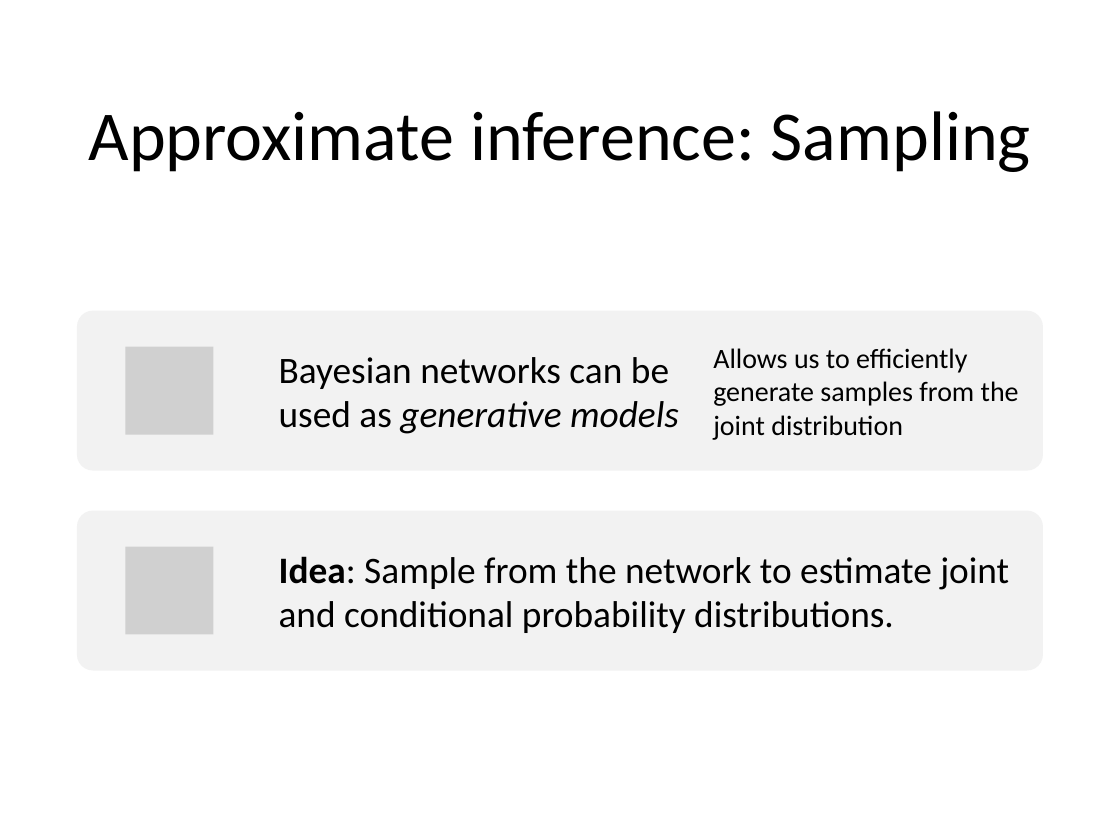
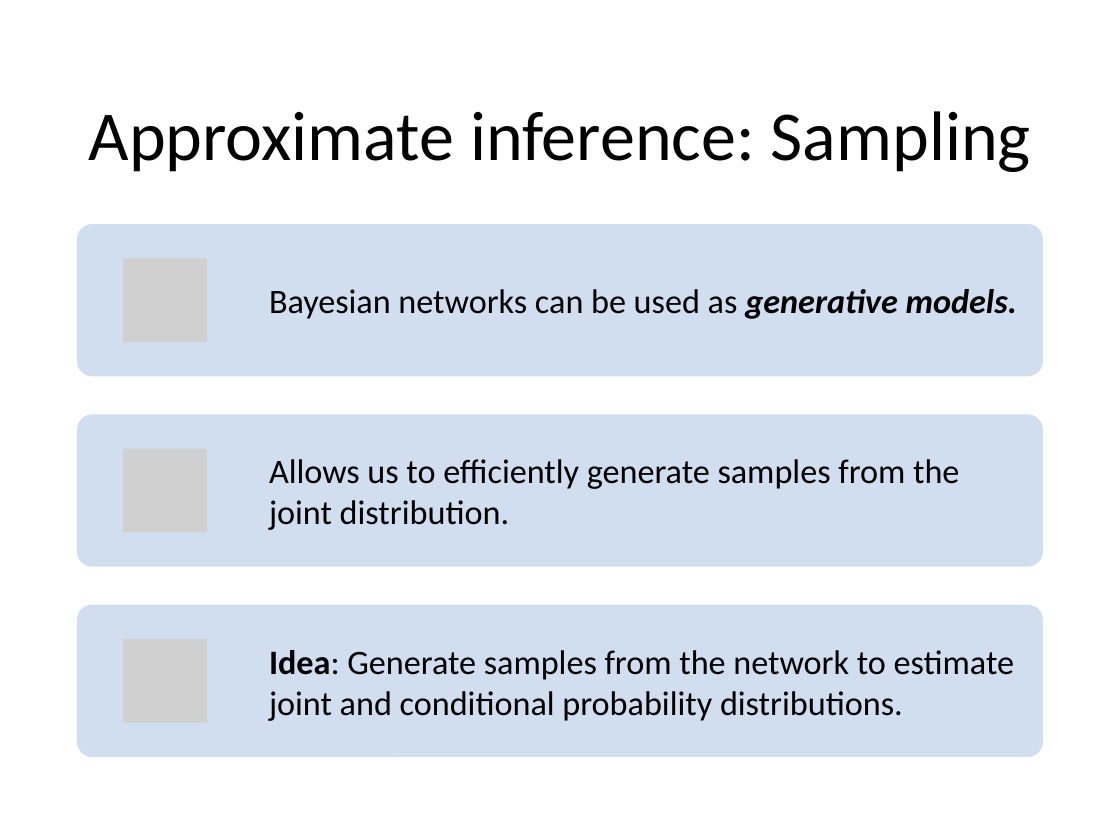
Before and after one commit to mhahsler/CS7320-AI, a slide deck: slide 25 of slides/13_bayes_nets.pptx. Drawn at 1120x840 pixels with LibreOffice and Linux fonts; fonts in the diff are those of the drawing; grey boxes stand for pictures. Boxes give left, top, right and bottom in pixels: in the first picture for what was removed or moved away, otherwise in the second. Text is boxed around its words. In the diff, an @@ line names an element or a change of style, - is before the commit and + after.

Commit message:
added Gibbs sampling.

```diff
--- a/slides/13_bayes_nets.pptx
+++ b/slides/13_bayes_nets.pptx
@@ rounded rectangle: place and size @@
-rounded rectangle at (77,310,1043,470)
+rounded rectangle at (77,224,1043,376)
@@ rounded rectangle at (77,224,1043,376): fill #F2F2F2 to #D2DEEF @@
@@ picture: place and size @@
-picture at (125,346,214,435)
+picture at (123,259,207,343)
@@ text at (269,289,1017,319): text changed; size 24 to 22 pt @@
-Bayesian networks can be used as generative models
+Bayesian networks can be used as generative models.
@@ rounded rectangle added at (77,414,1043,567), fill #D2DEEF @@
@@ picture added at (123,449,207,533) @@
@@ text at (269,459,959,530): text changed; size 18 to 22 pt @@
-Allows us to efficiently generate samples from the joint distribution
+Allows us to efficiently generate samples from the joint distribution.
@@ picture removed at (125,547,214,635) @@
@@ rounded rectangle at (77,605,1043,757): fill #F2F2F2 to #D2DEEF @@
@@ rounded rectangle: place and size @@
-rounded rectangle at (77,511,1043,671)
+rounded rectangle at (77,605,1043,757)
@@ picture added at (123,640,207,724) @@
@@ text at (269,650,1014,721): text changed; size 24 to 22 pt @@
-Idea: Sample from the network to estimate joint and conditional probability distributions.
+Idea: Generate samples from the network to estimate joint and conditional probability distributions.
```
Also in this commit, not shown: 5 other slides changed, 1 slide added, 1 other file.
